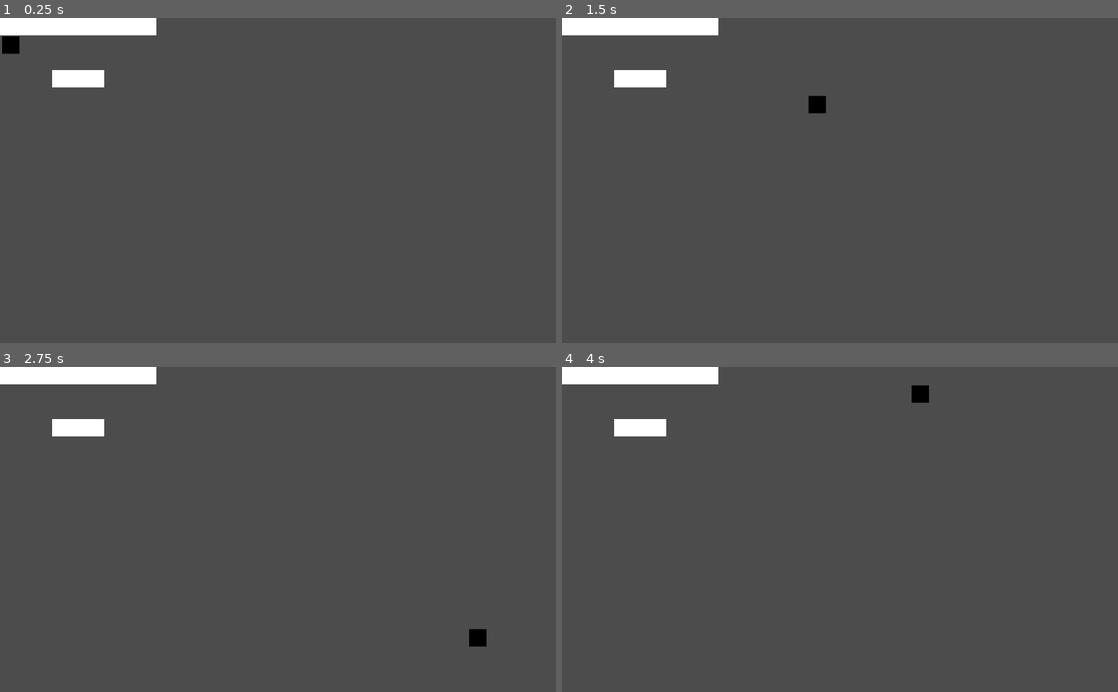
Above: before the commit, frames 1-4 (two rows, left to right).
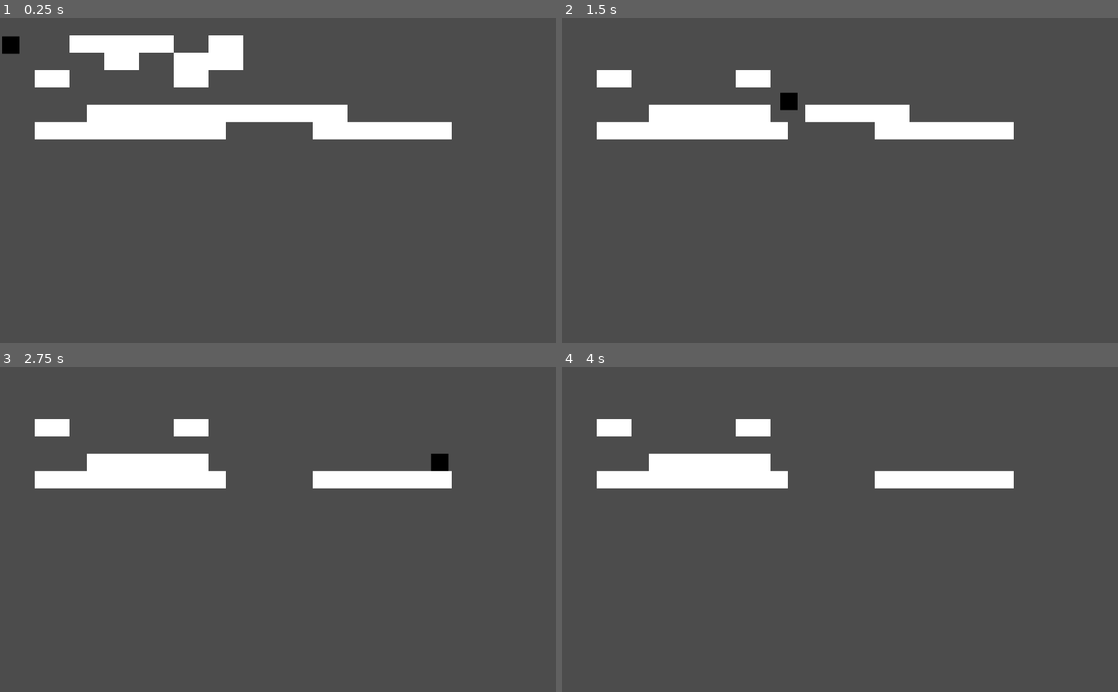
Above: after the commit, the same moments.

Repository: LDiazN/portal_breaker
Game: Godot game, scene res://tilemap/block.tscn
The game is run twice, just before and just after one commit, with the same random seed, the same clock (stepped at 60 frames per second) and the same inputs. The project has no main scene, so this scene is started directly.
Inputs:
- Up to frame 1 (0.25 s): no input
- Up to frame 2 (1.5 s): tap Enter at 0.5 s; hold Right (ui_right) 0.53-1.28 s; hold Down (ui_down) from 1.28 s (still down)
- Up to frame 3 (2.75 s): release Down (ui_down) at 2.03 s; hold Right (ui_right) from 2.03 s (still down)
- Up to frame 4 (4 s): release Right (ui_right) at 2.78 s; hold Up (ui_up) 2.78-3.53 s; hold Left (ui_left) from 3.53 s (still down)

The runs differ from the first frame. In frame 1, 10% of the frame differs, in the area x 0-82%, y 0-38%; in frame 2, 8.0%; in frame 3, 7.1%; in frame 4, 6.9%.

Commit message:
Added two-block tilemap, and block map objects

Diff:
--- /dev/null
+++ b/portal_brick/tilemap/TileSetEdit_Squares.tscn
@@ -0,0 +1,18 @@
+[gd_scene load_steps=3 format=2]
+
+[ext_resource path="res://tilemap/template_pong.png" type="Texture" id=1]
+
+[sub_resource type="RectangleShape2D" id=1]
+extents = Vector2( 32, 16 )
+
+[node name="TileSetEdit_Squares" type="Node2D"]
+
+[node name="long_block" type="Sprite" parent="."]
+texture = ExtResource( 1 )
+region_enabled = true
+region_rect = Rect2( 0, 0, 64, 32 )
+
+[node name="StaticBody2D" type="StaticBody2D" parent="long_block"]
+
+[node name="CollisionShape2D" type="CollisionShape2D" parent="long_block/StaticBody2D"]
+shape = SubResource( 1 )
--- a/portal_brick/tilemap/block.gd
+++ /dev/null
@@ -1,19 +0,0 @@
-extends TileMap
-
-
-# delete_block(position : Vector2) -> void:
-#	Change the current block with an empty block
-# 	param: block's collision position with the ball.
-func delete_block( pos : Vector2 ) -> void:
-	print("A eliminar en: ", pos)
-	set_cellv( pos, -1);
-
-
-
-
-
-func _on_test_body_brick_found(pos):
-	var tile_pos : Vector2 = world_to_map(pos)
-	print("Tocaron el tile:", get_cellv(tile_pos));
-	set_cellv(tile_pos, -1);
-	pass # Replace with function body.
--- a/portal_brick/tilemap/block.tscn
+++ b/portal_brick/tilemap/block.tscn
@@ -1,7 +1,7 @@
 [gd_scene load_steps=6 format=2]
 
-[ext_resource path="res://tilemap/tile_set.tres" type="TileSet" id=1]
-[ext_resource path="res://tilemap/block.gd" type="Script" id=2]
+[ext_resource path="res://tilemap/block_map_1B.tscn" type="PackedScene" id=1]
+[ext_resource path="res://tilemap/block_map_2B.tscn" type="PackedScene" id=2]
 [ext_resource path="res://tilemap/KinematicBody2D.gd" type="Script" id=3]
 [ext_resource path="res://tilemap/black_sqr.png" type="Texture" id=4]
 
@@ -10,13 +10,10 @@
 
 [node name="Node2D" type="Node2D"]
 
-[node name="TileMap" type="TileMap" parent="."]
-tile_set = ExtResource( 1 )
-cell_size = Vector2( 32, 32 )
-cell_custom_transform = Transform2D( 0, 0, 0, 0, 0, 0 )
-format = 1
-tile_data = PoolIntArray( 0, 0, 0, 1, 0, 0, 2, 0, 0, 3, 0, 0, 4, 0, 0, 5, 0, 0, 6, 0, 0, 7, 0, 0, 8, 0, 0, 131077, 2, 0, 196611, 1, 0, 196612, 2, 0, 196613, 2, 0 )
-script = ExtResource( 2 )
+[node name="TileMap_Squares" parent="." instance=ExtResource( 1 )]
+
+[node name="TileMap_Squares2" parent="." instance=ExtResource( 2 )]
+tile_data = PoolIntArray( 65538, 0, 0, 65539, 0, 0, 65540, 0, 0, 65542, 0, 0, 131075, 0, 0, 131077, 0, 0, 131078, 0, 0, 196609, 0, 0, 196613, 0, 0, 327685, 0, 0, 327686, 0, 0, 327687, 0, 0, 327688, 0, 0, 327689, 0, 0, 393218, 0, 0, 393219, 0, 0, 393220, 0, 0, 393225, 0, 0, 393226, 0, 0, 393227, 0, 0, 393228, 0, 0 )
 
 [node name="test_body" type="KinematicBody2D" parent="."]
 script = ExtResource( 3 )
@@ -29,4 +26,5 @@
 [node name="Sprite" type="Sprite" parent="test_body"]
 position = Vector2( 20, 50 )
 texture = ExtResource( 4 )
-[connection signal="brick_found" from="test_body" to="TileMap" method="_on_test_body_brick_found"]
+[connection signal="brick_found" from="test_body" to="TileMap_Squares2" method="_on_brick_found"]
+[connection signal="brick_found" from="test_body" to="TileMap_Squares" method="_on_brick_found"]
--- /dev/null
+++ b/portal_brick/tilemap/block_map.gd
@@ -0,0 +1,13 @@
+extends TileMap
+#In order to use this block map object you have to connect
+#the ball node to it.
+
+#_on_brick_found(pos : Vector2)
+#	Deletes the tile in position "pos". This function is the handler
+#	for "brick_found" signal in the ball.
+#	param:
+#		pos: Contact point between thhe ball and some tile
+#		in this tilemap
+func _on_brick_found(pos : Vector2) -> void:
+	var tile_pos : Vector2 = world_to_map(pos)
+	set_cellv(tile_pos, -1);
--- /dev/null
+++ b/portal_brick/tilemap/block_map_1B.tscn
@@ -0,0 +1,12 @@
+[gd_scene load_steps=3 format=2]
+
+[ext_resource path="res://tilemap/tile_set.tres" type="TileSet" id=1]
+[ext_resource path="res://tilemap/block_map.gd" type="Script" id=2]
+
+[node name="TileMap_Squares" type="TileMap"]
+tile_set = ExtResource( 1 )
+cell_size = Vector2( 32, 32 )
+cell_custom_transform = Transform2D( 0, 0, 0, 0, 0, 0 )
+format = 1
+tile_data = PoolIntArray( 327685, 0, 0, 327686, 0, 0, 327687, 0, 0, 327688, 0, 0, 327689, 0, 0, 393218, 0, 0, 393219, 0, 0, 393220, 0, 0, 393225, 0, 0, 393226, 0, 0, 393227, 0, 0, 393228, 0, 0 )
+script = ExtResource( 2 )
--- /dev/null
+++ b/portal_brick/tilemap/block_map_2B.tscn
@@ -0,0 +1,12 @@
+[gd_scene load_steps=3 format=2]
+
+[ext_resource path="res://tilemap/tile_set_rect.tres" type="TileSet" id=1]
+[ext_resource path="res://tilemap/block_map.gd" type="Script" id=2]
+
+[node name="TileMap_Squares2" type="TileMap"]
+tile_set = ExtResource( 1 )
+cell_size = Vector2( 64, 32 )
+cell_custom_transform = Transform2D( 0, 0, 0, 0, 0, 0 )
+format = 1
+tile_data = PoolIntArray( 65538, 0, 0, 65539, 0, 0, 65540, 0, 0, 131075, 0, 0, 196609, 0, 0, 327685, 0, 0, 327686, 0, 0, 327687, 0, 0, 327688, 0, 0, 327689, 0, 0, 393218, 0, 0, 393219, 0, 0, 393220, 0, 0, 393225, 0, 0, 393226, 0, 0, 393227, 0, 0, 393228, 0, 0 )
+script = ExtResource( 2 )
--- a/portal_brick/tilemap/tile_set.tres
+++ b/portal_brick/tilemap/tile_set.tres
@@ -1,6 +1,7 @@
-[gd_resource type="TileSet" load_steps=4 format=2]
+[gd_resource type="TileSet" load_steps=5 format=2]
 
 [ext_resource path="res://tilemap/template_pong.png" type="Texture" id=1]
+[ext_resource path="res://tilemap/black_sqr.png" type="Texture" id=2]
 
 [sub_resource type="RectangleShape2D" id=1]
 extents = Vector2( 16, 16 )
@@ -41,3 +42,13 @@
 "shape_transform": Transform2D( 1, 0, 0, 1, 48, 16 )
 } ]
 1/z_index = 0
+2/name = "empty"
+2/texture = ExtResource( 2 )
+2/tex_offset = Vector2( 0, 0 )
+2/modulate = Color( 1, 1, 1, 1 )
+2/region = Rect2( 0, 0, 32, 32 )
+2/tile_mode = 0
+2/occluder_offset = Vector2( 16, 16 )
+2/navigation_offset = Vector2( 16, 16 )
+2/shapes = [  ]
+2/z_index = 0
--- /dev/null
+++ b/portal_brick/tilemap/tile_set_rect.tres
@@ -0,0 +1,24 @@
+[gd_resource type="TileSet" load_steps=3 format=2]
+
+[ext_resource path="res://tilemap/template_pong.png" type="Texture" id=1]
+
+[sub_resource type="RectangleShape2D" id=1]
+extents = Vector2( 32, 16 )
+
+[resource]
+0/name = "long_block"
+0/texture = ExtResource( 1 )
+0/tex_offset = Vector2( 0, 0 )
+0/modulate = Color( 1, 1, 1, 1 )
+0/region = Rect2( 0, 0, 64, 32 )
+0/tile_mode = 0
+0/occluder_offset = Vector2( 32, 16 )
+0/navigation_offset = Vector2( 32, 16 )
+0/shapes = [ {
+"autotile_coord": Vector2( 0, 0 ),
+"one_way": false,
+"one_way_margin": 1.0,
+"shape": SubResource( 1 ),
+"shape_transform": Transform2D( 1, 0, 0, 1, 32, 16 )
+} ]
+0/z_index = 0
